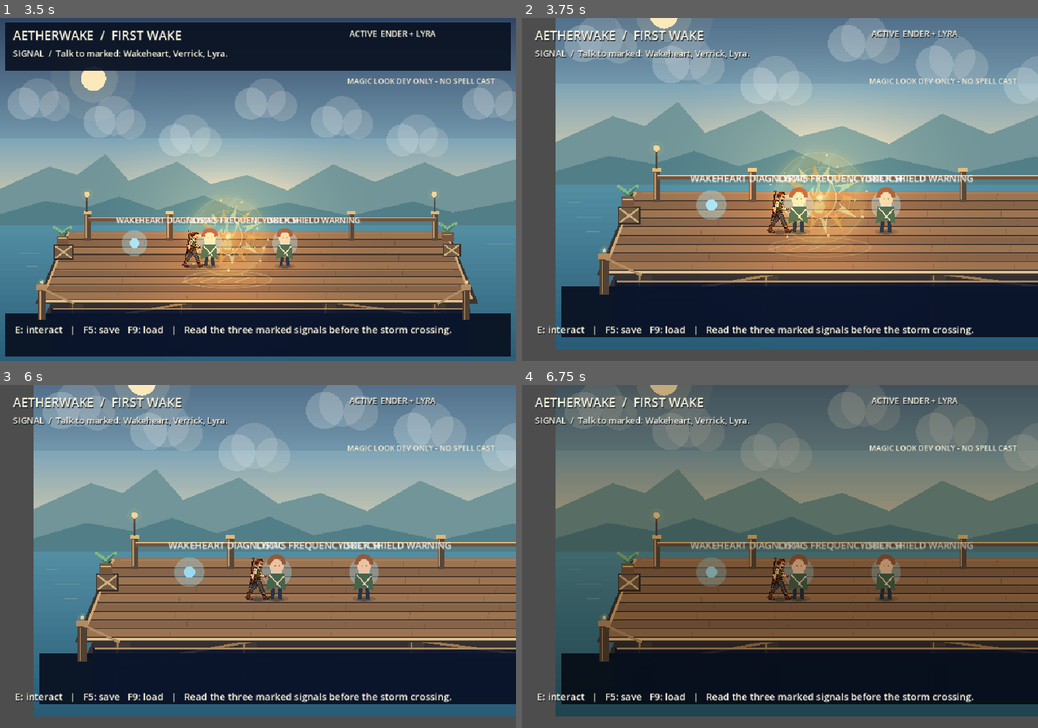
Above: before the commit, frames 1-4 (two rows, left to right).
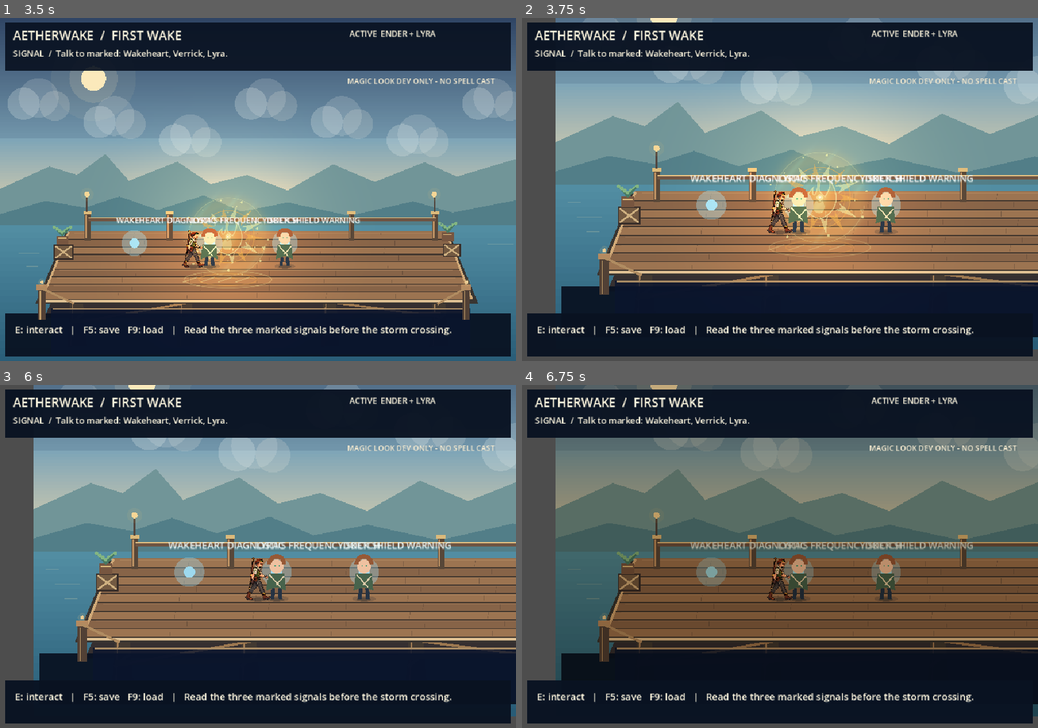
Above: after the commit, the same moments.

Repository: ndrorchestration/ToSailaStarrySky-jrpg
Game: Godot game, scene res://scenes/magic_vfx_chapter1_camera_review.tscn
Two runs of this game, one before a commit and one after it. Both use one fixed random seed, a clock stepped at 60 frames per second and the inputs below. This scene is started directly instead of the project's main scene.
Inputs:
- Up to frame 1 (3.5 s): tap Enter at 0.5, 2 s; hold Right (ui_right) 0.53-1.28 s; tap 1 (aetherwake_ch1_choice_a) at 0.6 s; tap Space at 0.77, 1.25, 1.52, 2.75, 3.02 s; hold Down (ui_down) 1.28-2.03 s; tap 2 (aetherwake_ch1_choice_b) at 1.35 s; hold Right (ui_right) 2.03-2.78 s; tap 3 (aetherwake_ch1_choice_c) at 2.1 s; hold Up (ui_up) from 2.78 s (still down); tap 4 (aetherwake_ch1_combat_rest) at 2.85 s
- Up to frame 2 (3.75 s): tap Enter at 3.5 s; release Up (ui_up) at 3.53 s; hold Left (ui_left) from 3.53 s (still down); tap C (aetherwake_ch1_formula_review) at 3.6 s
- Up to frame 3 (6 s): tap Space at 3.77, 4.25, 4.52 s; tap E (aetherwake_ch1_interact) at 4.35 s; release Left (ui_left) at 5.03 s; hold Down (ui_down) 5.03-5.78 s; tap R at 5.1 s; hold Right (ui_right) from 5.78 s (still down); tap V at 5.85 s
- Up to frame 4 (6.75 s): tap Space at 6.02 s; release Right (ui_right) at 6.53 s; hold Up (ui_up) from 6.53 s (still down); tap T at 6.6 s

Frame 1 is identical in both runs. In frame 2, 19% of the frame differs, in the area x 1-99%, y 1-99%; in frame 3, 19%; in frame 4, 19%.

Commit message:
fix(godot): anchor Chapter I UI contrast panels to screen during cinematic close-up

Diff:
--- a/godot/scripts/magic_vfx_chapter1_camera_review.gd
+++ b/godot/scripts/magic_vfx_chapter1_camera_review.gd
@@ -36,6 +36,7 @@
 var weather_preset: String = "clear"
 var ambient: CanvasModulate
 var atmosphere: Node2D
+var _camera_ui_scrims: Array[ColorRect] = []
 
 func _ready() -> void:
     world = Chapter.instantiate()
@@ -92,6 +93,25 @@
     notice.add_theme_color_override("font_color", Color("#f5eacf"))
     notice.text = "MAGIC LOOK DEV ONLY - NO SPELL CAST"
     canvas_ui.add_child(notice)
+    _install_camera_ui_scrims()
+
+func _install_camera_ui_scrims() -> void:
+    # Only a reversible close-up review fixture. The production Chapter I HUD
+    # currently draws dark panels in world space; Camera2D zoom can displace them
+    # behind fixed CanvasLayer labels. Attach duplicate dark panels *within* the
+    # actual Chapter I UI CanvasLayer, below all text, ONLY while close-up is on.
+    var chapter_ui: CanvasLayer = world.get_node("ChapterOneMigrationUI") as CanvasLayer
+    for region in [Rect2(10.0, 8.0, 940.0, 90.0), Rect2(10.0, 550.0, 940.0, 82.0)]:
+        var scrim := ColorRect.new()
+        scrim.name = "VisualQACameraSafeHudPanel"
+        scrim.position = region.position
+        scrim.size = region.size
+        scrim.color = Color(0.035, 0.07, 0.13, 0.96)
+        scrim.mouse_filter = Control.MOUSE_FILTER_IGNORE
+        scrim.visible = false
+        chapter_ui.add_child(scrim)
+        chapter_ui.move_child(scrim, 0)
+        _camera_ui_scrims.append(scrim)
 
 func choose_affinity(index: int) -> bool:
     if index < 0 or index >= Catalog.CHARACTER_ORDER.size():
@@ -145,6 +165,8 @@
 
 func set_camera_closeup(enabled: bool) -> void:
     closeup_enabled = enabled
+    for scrim in _camera_ui_scrims:
+        scrim.visible = enabled
     camera.position = world.ender.global_position + CLOSEUP_OFFSET if enabled else DEFAULT_CAMERA
     camera.zoom = Vector2(1.16, 1.16) if enabled else Vector2.ONE
 
--- a/godot/tests/capture_magic_vfx_hud_legibility.gd
+++ b/godot/tests/capture_magic_vfx_hud_legibility.gd
@@ -74,6 +74,15 @@
         push_error("MAGIC_HUD_QA_FAIL: did not find actual Chapter I UI CanvasLayer")
         quit(3)
         return
+    if review._camera_ui_scrims.size() != 2:
+        push_error("MAGIC_HUD_QA_FAIL: closeup contrast panels missing")
+        quit(9)
+        return
+    for scrim in review._camera_ui_scrims:
+        if scrim.visible or scrim.get_parent() != ui:
+            push_error("MAGIC_HUD_QA_FAIL: closeup UI correction leaked into normal camera")
+            quit(10)
+            return
     review.choose_affinity(1) # Lyra's pink/light stress case, visual-only.
     review.seek_phase(3) # pause at cinematic impact.
     for condition in CONDITIONS:
@@ -83,6 +92,11 @@
             quit(4)
             return
         review.set_camera_closeup(condition["closeup"])
+        for scrim in review._camera_ui_scrims:
+            if scrim.visible != bool(condition["closeup"]):
+                push_error("MAGIC_HUD_QA_FAIL: screen-space scrim not synchronized to camera")
+                quit(11)
+                return
         review.set_magic_visible(true)
         ui.visible = true
         await process_frame
@@ -104,8 +118,8 @@
                 ":median=" + str(result["median_ratio"]) +
                 ":p10=" + str(result["p10_ratio"]))
             # Engineering witness floor. This does not certify all accessibility text.
-            if int(result["glyph_pixels"]) < 70 or float(result["median_ratio"]) < 4.5:
-                push_error("MAGIC_HUD_QA_FAIL: native UI glyph contrast witness below candidate gate " + id + "/" + key)
+            if int(result["glyph_pixels"]) < 70 or float(result["median_ratio"]) < 4.5 or float(result["p10_ratio"]) < 3.5:
+                push_error("MAGIC_HUD_QA_FAIL: native UI median/p10 glyph contrast witness below candidate gate " + id + "/" + key)
                 quit(7)
                 return
     if review.world.chapter.snapshot() != before_state or review.world.export_save_snapshot() != before_save or review.world.ender.global_position != before_position:
